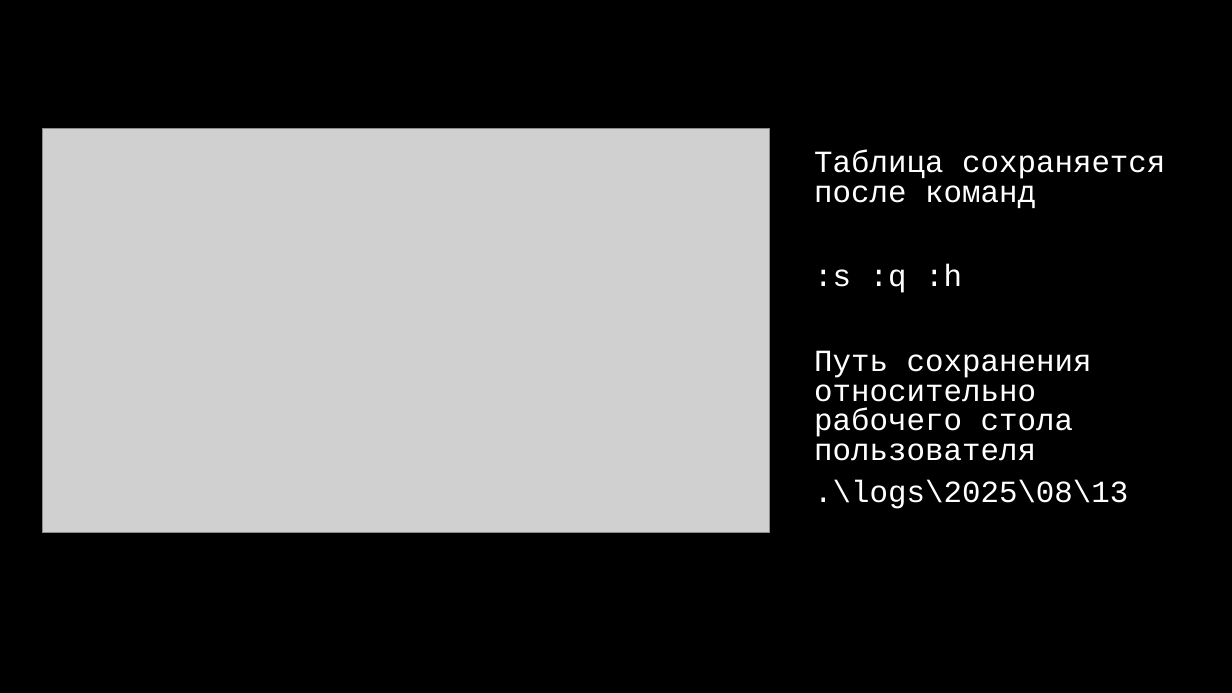
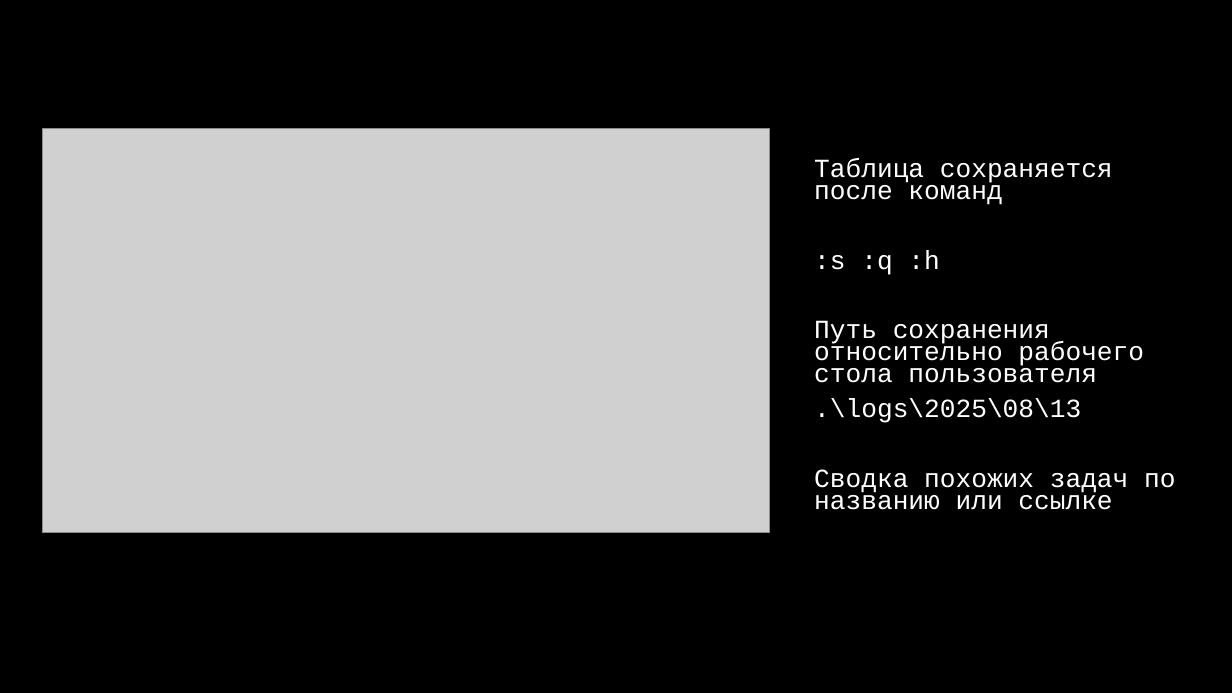
Before and after one commit to ashtray01/wrktmr, a slide deck: slide 9 of wrktmr017.pptx. Drawn at 1232x693 pixels with LibreOffice and Linux fonts; fonts in the diff are those of the drawing; grey boxes stand for pictures. Boxes give left, top, right and bottom in pixels: in the first picture for what was removed or moved away, otherwise in the second. Text is boxed around its words. In the diff, an @@ line names an element or a change of style, - is before the commit and + after.

```diff
--- a/wrktmr017.pptx
+++ b/wrktmr017.pptx
@@ subtitle "Таблица сохраняется после команд": place and size @@
-subtitle "Таблица сохраняется после команд" at bbox=[814, 150, 1165, 509]
+subtitle "Таблица сохраняется после команд" at bbox=[814, 159, 1175, 510]
@@ subtitle at bbox=[814, 159, 1144, 423]: size 24 to 20.4 pt in "Таблица сохраняется после команд", ":s :q :h", "Путь сохранения относительно рабочего стола пользователя", ".\logs\2025\08\13"; line spacing 0.8 to 0.7 @@
@@ subtitle at bbox=[814, 469, 1175, 510]: paragraph added @@
+Сводка похожих задач по названию или ссылке
```
